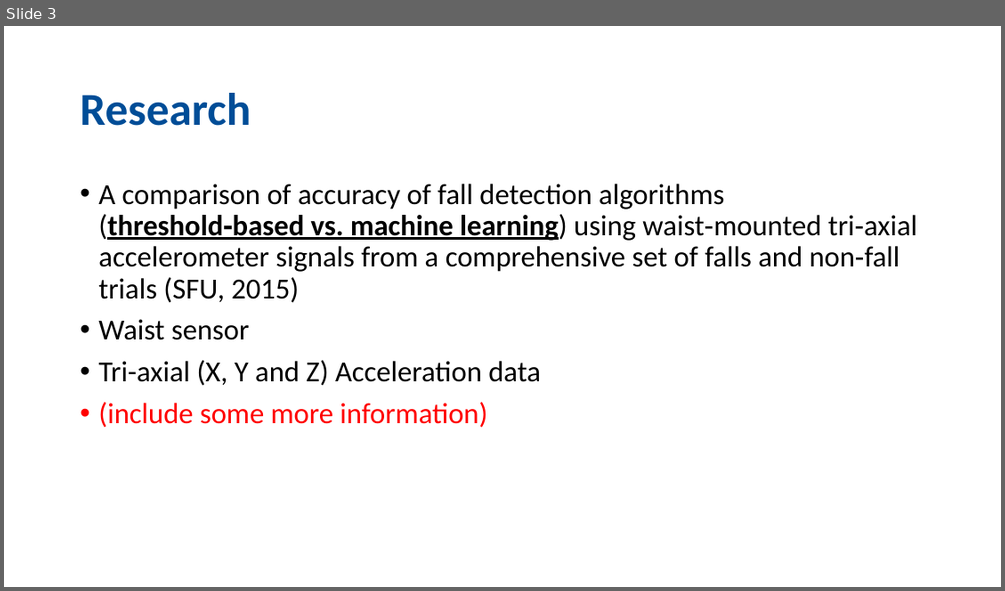
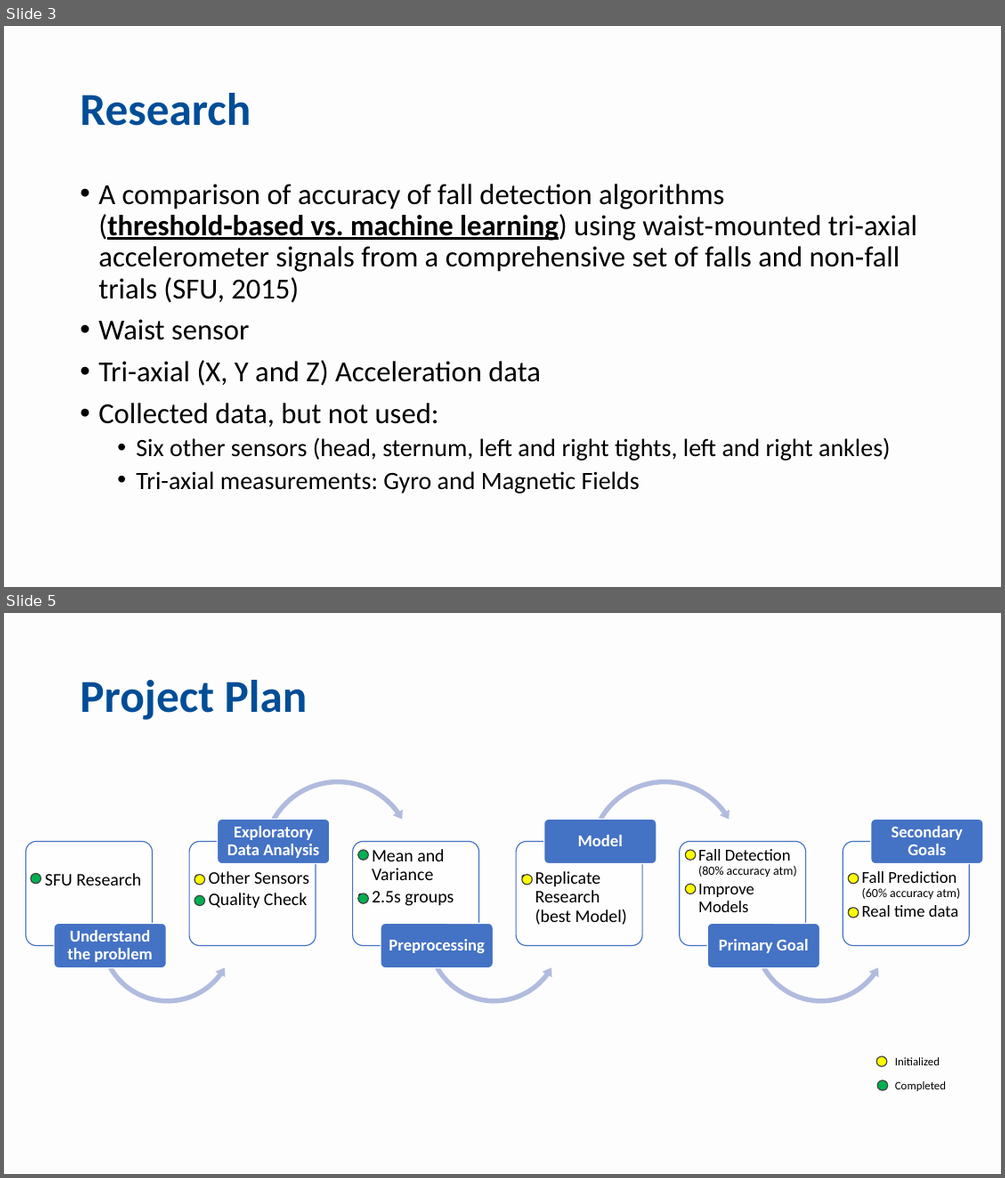
Before and after one commit to mdrmuhaimin/BigData2, a slide deck: docs/FallDetection.pptx. Shown one above the other, each under a label of ours: slide 3 before the commit, slides 3 and 5 after it; the slides between them are not shown. The pictures are 1005x591 and 1005x1178 pixels, drawn with LibreOffice and Linux fonts; fonts in the diff are those of the drawing. Boxes give left, top, right and bottom in pixels: in the first picture for what was removed or moved away, otherwise in the second. Text is boxed around its words. In the diff, an @@ line names an element or a change of style, - is before the commit and + after.

```diff
--- a/docs/FallDetection.pptx
+++ b/docs/FallDetection.pptx
@@ slide 5 added at (4, 613, 1001, 1174), background #FDFDFD @@
@@ title added at (80, 680, 307, 720), 44 pt, text #004D97, bold @@
+Project Plan
@@ group added at (25, 776, 983, 1007): 12 rounded rectangles, 12 texts, 3 left circular arrows, 2 circular arrows @@
+  • SFU Research
+Understand the problem
+  • Other Sensors
+  • Quality Check
+Exploratory Data Analysis
+  • Mean and Variance
+  • 2.5s groups
+Preprocessing
+  • Replicate Research (best Model)
+Model
+  • Fall Detection (80% accuracy atm)
+  • Improve Models
+Primary Goal
+  • Fall Prediction (60% accuracy atm)
+  • Real time data
+Secondary Goals
@@ ellipse added at (358, 850, 369, 860), fill #00B050, outline #404040 1 pt @@
@@ ellipse added at (685, 850, 696, 860), fill #FFFF00, outline #404040 1 pt @@
@@ ellipse added at (31, 873, 41, 883), fill #00B050, outline #404040 1 pt @@
@@ ellipse added at (194, 875, 205, 884), fill #FFFF00, outline #404040 1 pt @@
@@ ellipse added at (522, 875, 533, 884), fill #FFFF00, outline #404040 1 pt @@
@@ ellipse added at (849, 873, 858, 883), fill #FFFF00, outline #404040 1 pt @@
@@ ellipse added at (194, 896, 205, 906), fill #00B050, outline #404040 1 pt @@
@@ ellipse added at (358, 893, 369, 903), fill #00B050, outline #404040 1 pt @@
@@ ellipse added at (685, 884, 696, 893), fill #FFFF00, outline #404040 1 pt @@
@@ ellipse added at (849, 908, 858, 917), fill #FFFF00, outline #404040 1 pt @@
@@ ellipse added at (877, 1056, 887, 1066), fill #FFFF00, outline #404040 1 pt @@
@@ text added at (895, 1057, 939, 1065), 11 pt, text #000000 @@
+Initialized
@@ ellipse added at (877, 1080, 888, 1090), fill #00B050, outline #404040 1 pt @@
@@ text added at (895, 1081, 946, 1091), 11 pt, text #000000 @@
+Completed
@@ slide 3 changed as well @@
@@ background #FFFFFF to #FDFDFD @@
@@ text at (98, 402, 890, 493): text changed; size 28 to 24 pt; text colour #FF0000 to #000000 @@
-• (include some more information)
+• Collected data, but not used:
+  • Six other sensors (head, sternum, left and right tights, left and right ankles)
+  • Tri-axial measurements: Gyro and Magnetic Fields
```
Also in this commit, not shown: 3 other slides changed, 1 other slide added, 3 slides removed.
